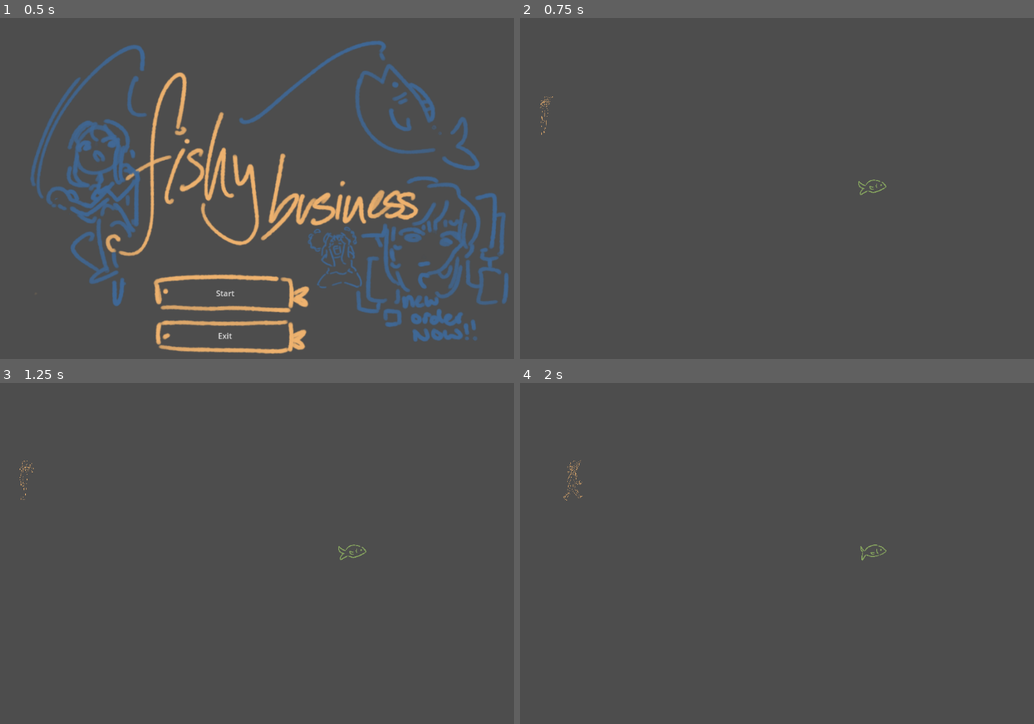
Above: before the commit, frames 1-4 (two rows, left to right).
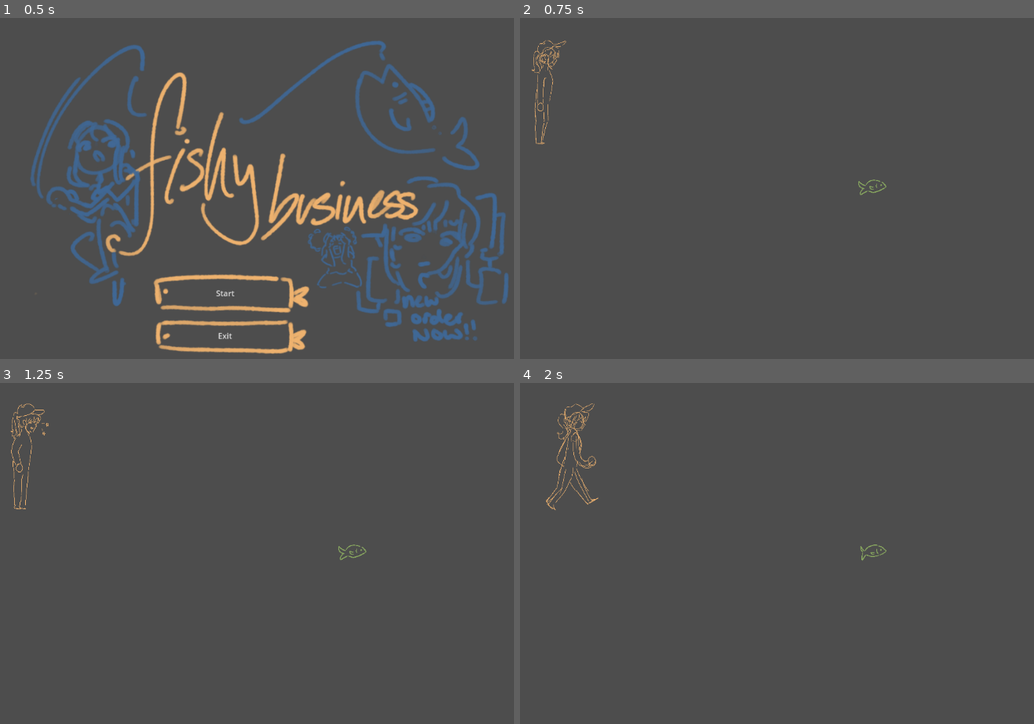
Above: after the commit, the same moments.

Repository: corin-gaiotto/gdc-jam-2025
Game: Godot game, scene res://Scenes/MainScene.tscn
Same seed, same stepped clock (60 frames per second), same inputs: the game is played once before the commit and once after it. The engine's default icon, where the game draws it, is replaced by a stand-in: a white triangle on a blue panel in a dark square.
Inputs (mouse positions are in pixels of both pictures, inside the frame that each line leads up to):
- Up to frame 1 (0.5 s): no input
- Up to frame 2 (0.75 s): click "Start" at 0.5 s
- Up to frame 3 (1.25 s): no input
- Up to frame 4 (2 s): move the mouse to (926, 536) at 1.27 s; hold D (right) from 1.28 s (still down); tap Space (fishing-interact) at 1.35 s

Frame 1 is identical in both runs. In frame 2, 0.3% of the frame differs, in the area x 2-10%, y 6-38%; in frame 3, 0.3%; in frame 4, 0.5%, in the area x 5-16%, y 5-38%.

Commit message:
made the player Big (TM)

Diff:
--- a/Objects/FishingPlayer.tscn
+++ b/Objects/FishingPlayer.tscn
@@ -185,14 +185,15 @@
 
 [node name="AnimatedSprite2D" type="AnimatedSprite2D" parent="."]
 position = Vector2(48, 320.566)
-scale = Vector2(0.0282044, 0.0327924)
+scale = Vector2(0.075, 0.088)
 sprite_frames = SubResource("SpriteFrames_88ni6")
 animation = &"standing-idle-left"
 frame = 2
 frame_progress = 0.665315
 
 [node name="CollisionShape2D" type="CollisionShape2D" parent="."]
-position = Vector2(48.4063, 332)
+position = Vector2(48, 343)
+scale = Vector2(3, 3)
 shape = SubResource("RectangleShape2D_xur5a")
 
 [node name="Hook" type="Area2D" parent="."]
--- a/Scenes/Fishing.tscn
+++ b/Scenes/Fishing.tscn
@@ -15,7 +15,7 @@
 [node name="Node2D" type="Node2D"]
 
 [node name="FishingPlayer" parent="." node_paths=PackedStringArray("_energyBar") instance=ExtResource("1_aonvm")]
-position = Vector2(84, -142)
+position = Vector2(88, -202)
 _energyBar = NodePath("../TextureProgressBar")
 
 [node name="FishManagerTemplate" parent="." node_paths=PackedStringArray("SpeciesDict") instance=ExtResource("2_nnhe8")]
